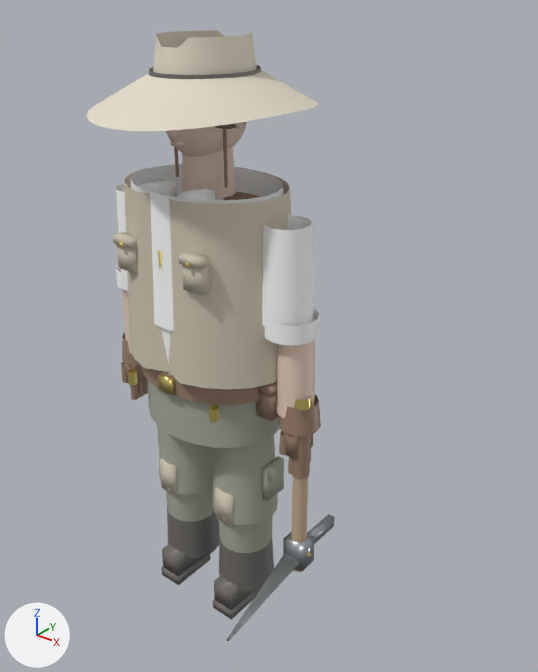
Two versions of the glTF model assets/models/character/stardew_farmer.glb, one commit apart.
One viewpoint serves both versions: a 50 mm lens placed at (1.42, -1.494, 1.96), pointed at (0.138, 0.108, 0.967). Lighting does not change. The marker at lower left points along +X, +Y and +Z. The first picture is the older version. Vertices at exactly the same position are counted once.

Objects in the first picture: 'Equipped_Pickaxe', 'Farmer_Character', 'Sun_Hat'.
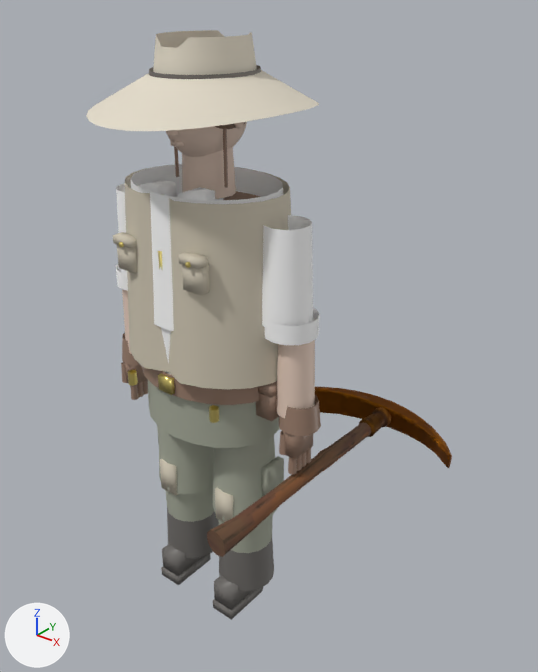
The edits, one by one:
Picture 'T_Trim_Props_Normal' (img_t_trim_props_normal) is new.
Picture 'T_Trim_Props_ORM' (img_t_trim_props_orm) is new.
Picture 'T_Trim_Props_BaseColor' (img_t_trim_props_basecolor) is new.
Material 'MI_Trim_Props_Vertex' (mat_mi_trim_props_vertex) is new.
Uses the picture img_t_trim_props_basecolor.
Uses the picture img_t_trim_props_normal.
Uses the picture img_t_trim_props_orm.
me_equipped_pickaxe is used by ob_equipped_pickaxe; location (0.0, 0.0, 0.0).
me_equipped_pickaxe had 186 vertices, 280 faces and spanned x 0.314..0.406, y -0.36..0.16, z 0.24..0.895.
me_equipped_pickaxe no longer uses material mat_m_hardwood (beige #c8ad90).
me_equipped_pickaxe no longer uses material mat_m_forgediron (light grey #b8bdc0).
me_equipped_pickaxe no longer uses material mat_m_oiledleather (brown #9e816f).
me_equipped_pickaxe no longer uses material mat_m_brasshardware (yellow #ebd881).
me_equipped_pickaxe now has 394 vertices, 776 faces and spans x -0.298..0.313, y -0.051..0.051, z -0.36..0.54.
me_equipped_pickaxe part 1: 7 loose pieces with 162 vertices, spanning x 0.314..0.406, y -0.36..0.16, z 0.24..0.895, are deleted.
me_equipped_pickaxe part 2: 394 vertices added at x -0.298..0.313, y -0.051..0.051, z -0.36..0.54.
me_equipped_pickaxe part 3: 24 vertices removed from x 0.336..0.384, y -0.044..0.004, z 0.27..0.89.
me_equipped_pickaxe gains material mat_mi_trim_props_vertex.
Object 'Equipped_Pickaxe' (ob_equipped_pickaxe) moves from (0.0, 0.0, 0.0) to (0.35, -0.02, 0.6).
Object 'Equipped_Pickaxe' (ob_equipped_pickaxe) turns from (0, 0, 0) to (-90, 0, 0) degrees about x, y and z.

Boxes [x1, y1, x2, y2] around the edits, measured in the pictures (538 x 672 px):
'Equipped_Pickaxe', reshaped, moved, turned, recoloured
    before: [226, 396, 335, 641]
    after: [207, 387, 452, 557]
part 1 of me_equipped_pickaxe, deleted
    before: [226, 396, 335, 641]
part 2 of me_equipped_pickaxe, added (brown)
    after: [207, 387, 452, 557]
part 3 of me_equipped_pickaxe, deleted (beige)
    before: [291, 477, 308, 572]
